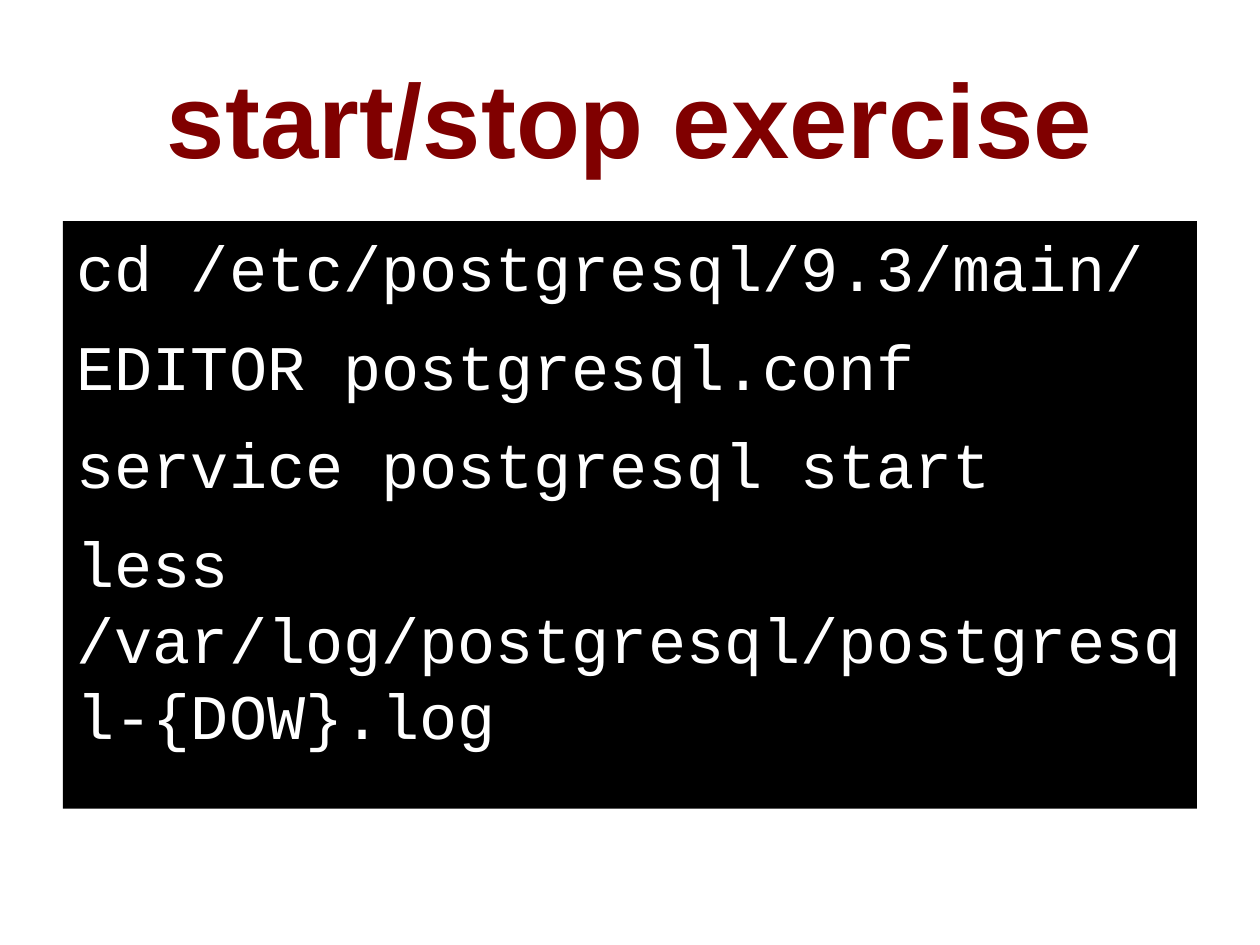
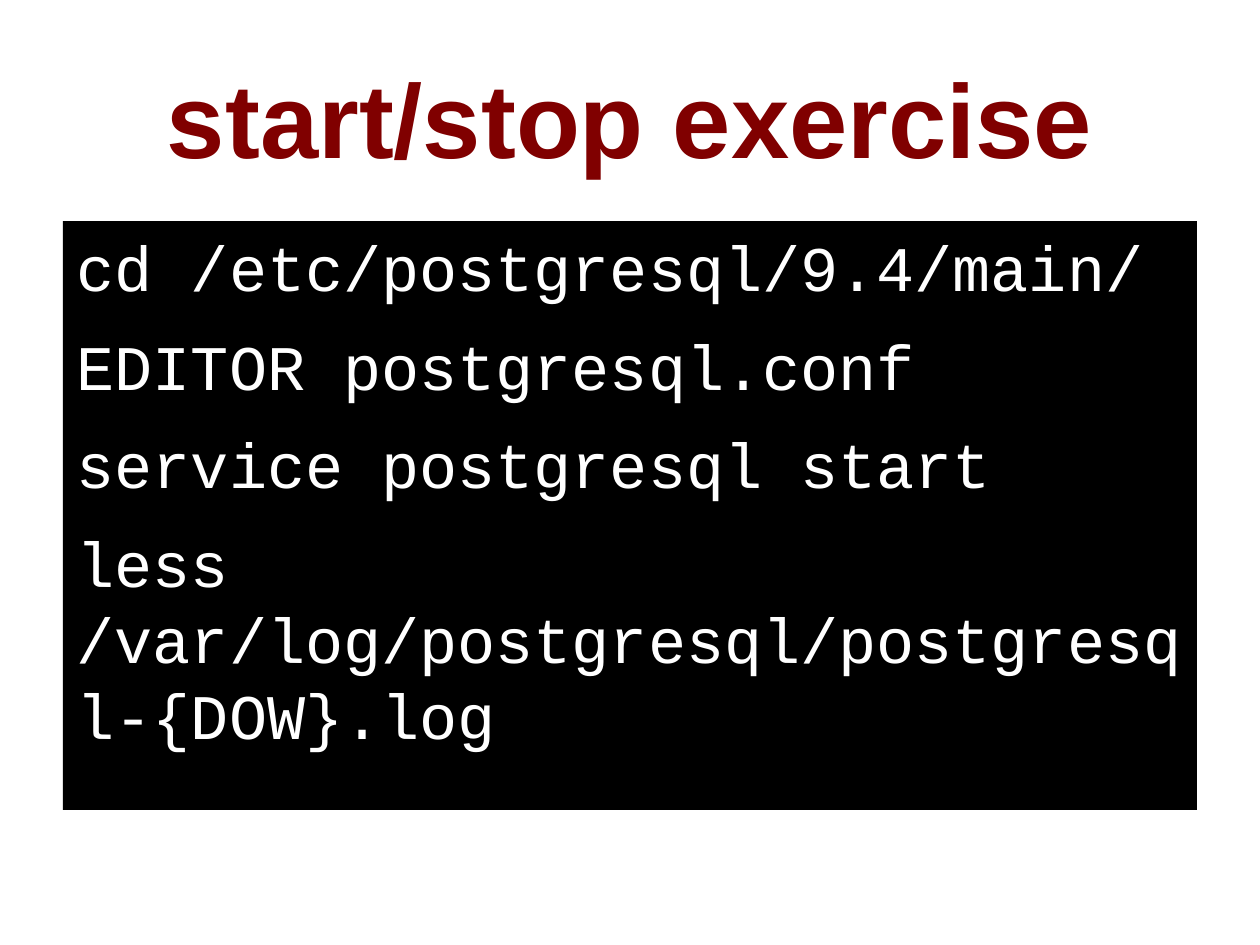
Before and after one commit to pgexperts/accidentalDBA, a slide deck: slide 38 of tutorial/accidental_dba.odp (slide 35 before the commit). Drawn at 1260x945 pixels with LibreOffice and Linux fonts; fonts in the diff are those of the drawing. Boxes give left, top, right and bottom in pixels: in the first picture for what was removed or moved away, otherwise in the second. Text is boxed around its words. In the diff, an @@ line names an element or a change of style, - is before the commit and + after.

Commit message:
Version 0.7. Removed PostGIS.  Added pg_stat_statements, PITR recovery exercise.  Ready for pgconfSV.

```diff
--- a/tutorial/accidental_dba.odp
+++ b/tutorial/accidental_dba.odp
@@ text at box(77, 246, 1143, 305): text changed @@
-cd /etc/postgresql/9.3/main/
+cd /etc/postgresql/9.4/main/
```
Also in this commit, not shown: 24 other slides changed, 3 slides added, 7 slides removed, 21 other files.
